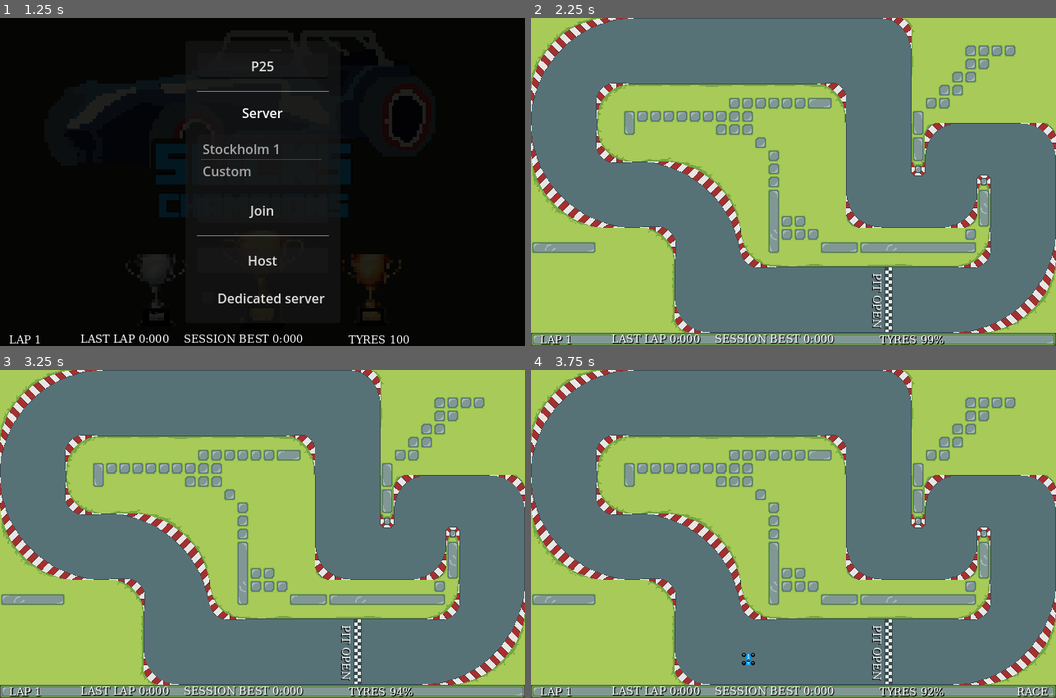
Above: before the commit, frames 1-4 (two rows, left to right).
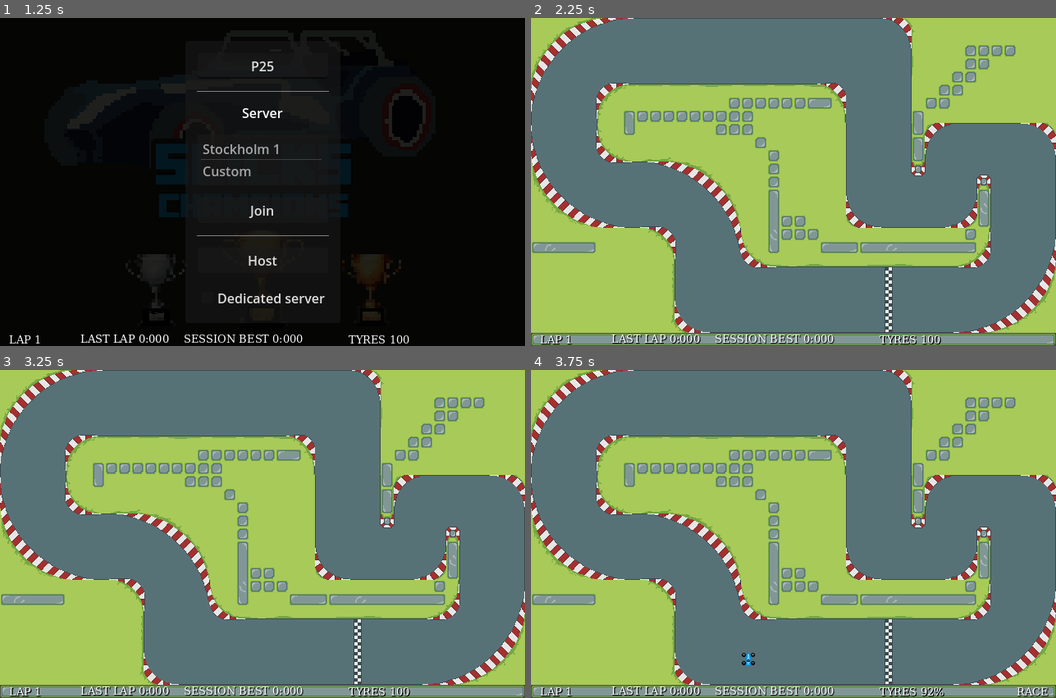
Above: after the commit, the same moments.

Repository: itjope/slide-on-slicks
Game: Godot game, scene res://world.tscn
Two runs of this game, one before a commit and one after it. Both use one fixed random seed, a clock stepped at 60 frames per second and the inputs below.
Inputs:
- Up to frame 1 (1.25 s): tap Enter (enter, bound only after the commit) at 0.5 s; hold Right (steerRight) from 0.53 s (still down); hold Down (break) from 0.53 s (still down); tap P (togglePit) at 0.8 s
- Up to frame 2 (2.25 s): release Right (steerRight) at 1.25 s; release Down (break) at 1.25 s; click "Host" at 1.25 s; tap Space (kryckan) at 2 s; hold Left (steerLeft) from 2.03 s (still down); tap P (togglePit) at 2.1 s
- Up to frame 3 (3.25 s): tap Enter (enter, bound only after the commit) at 2.3, 2.75, 2.85 s; release Left (steerLeft) at 2.78 s; hold Right (steerRight) from 2.78 s (still down); hold Down (break) from 2.78 s (still down)
- Up to frame 4 (3.75 s): release Right (steerRight) at 3.53 s; release Down (break) at 3.53 s; hold Up (accelerate) from 3.53 s (still down); tap Down (break) at 3.6 s

Frame 1 is identical in both runs. In frame 2, 0.3% of the frame differs, in the area x 64-79%, y 77-100%; in frame 3, 0.3%; in frame 4, 0.2%.

Commit message:
Pit entry and exit and reset tyre wear

Diff:
--- /dev/null
+++ b/Pit.gd
@@ -0,0 +1,78 @@
+extends Node2D
+
+@onready var tyre_soft = $TyrePurple
+@onready var tyre_medium = $TyreRed
+@onready var tyre_hard = $TyreYellow
+@onready var tyre_wet = $TyreBlue
+
+var tyres: Array[Dictionary] = []
+enum tyre_types {SOFT, MEDIUM, HARD, WET}
+var selected_tyre = tyre_types.MEDIUM
+var is_input_enabled = false
+
+signal pit_stop_completed(tyre_type)
+
+# Called when the node enters the scene tree for the first time.
+func _ready():
+	tyres = [{
+		node = tyre_soft,
+		type = tyre_types.SOFT,
+		}, {
+		node = tyre_medium,
+		type = tyre_types.MEDIUM,
+		},
+		{
+		node = tyre_hard,
+		type = tyre_types.HARD,
+		},
+		{
+		node = tyre_wet,
+		type = tyre_types.WET,
+	}]
+	render_tyres()
+
+func render_tyres():
+	for tyre in tyres:
+		var tyre_node: Sprite2D = tyre.node
+		if tyre.type == selected_tyre:
+			tyre_node.modulate = Color(1, 1, 1, 1)
+			tyre_node.scale = Vector2(0.55, 0.55)
+		else:
+			tyre_node.modulate = Color(1, 1, 1, 0.5)
+			tyre_node.scale = Vector2(0.5, 0.5)
+
+func select_tyre(offset: int):
+	var tyre_index = 0
+	var next_index = 0
+	for tyre in tyres:
+		if tyre.type == selected_tyre:
+			next_index = tyre_index + offset
+			if next_index < 0:
+				next_index = len(tyres) - 1
+			if next_index == len(tyres):
+				next_index = 0
+			break
+		tyre_index += 1
+	selected_tyre = tyres[next_index].type
+
+# Called every frame. 'delta' is the elapsed time since the previous frame.
+func _process(delta):
+	if not is_input_enabled:
+		return
+	if Input.is_action_just_pressed("steerRight"):
+		select_tyre(1)
+		render_tyres()
+	if Input.is_action_just_pressed("steerLeft"):
+		select_tyre(-1)
+		render_tyres()
+	if Input.is_action_just_pressed("enter"):
+		print_debug("ENTER", selected_tyre)
+		pit_stop_completed.emit(selected_tyre)
+
+
+func _on_visibility_changed():
+	if visible:
+		await get_tree().create_timer(1).timeout
+		is_input_enabled = true
+	else:
+		is_input_enabled = false
--- /dev/null
+++ b/Pit.tscn
@@ -0,0 +1,110 @@
+[gd_scene load_steps=7 format=3 uid="uid://kuxkg3x1113q"]
+
+[ext_resource type="Script" path="res://Pit.gd" id="1_facbr"]
+[ext_resource type="Texture2D" uid="uid://cefnxitl4i0dx" path="res://tyres/tyre-blue.png" id="1_ysf8g"]
+[ext_resource type="Texture2D" uid="uid://burs16s1g46rp" path="res://tyres/tyre-purple.png" id="2_5alox"]
+[ext_resource type="Texture2D" uid="uid://7jmqjo7mkuso" path="res://tyres/tyre-red.png" id="3_r5dis"]
+[ext_resource type="Texture2D" uid="uid://bpbgnwyqn7ryr" path="res://tyres/tyre-yellow.png" id="4_roaqj"]
+
+[sub_resource type="SystemFont" id="SystemFont_7rnaj"]
+font_names = PackedStringArray("Monospace")
+subpixel_positioning = 0
+
+[node name="Pit" type="Node2D"]
+script = ExtResource("1_facbr")
+
+[node name="ColorRect" type="ColorRect" parent="."]
+offset_right = 644.0
+offset_bottom = 404.0
+color = Color(0.235294, 0.235294, 0.235294, 1)
+
+[node name="TyrePurple" type="Sprite2D" parent="."]
+position = Vector2(123, 127)
+scale = Vector2(0.5, 0.5)
+texture = ExtResource("2_5alox")
+
+[node name="TyreRed" type="Sprite2D" parent="."]
+position = Vector2(267, 126)
+scale = Vector2(0.5, 0.5)
+texture = ExtResource("3_r5dis")
+
+[node name="TyreYellow" type="Sprite2D" parent="."]
+position = Vector2(406, 125)
+scale = Vector2(0.5, 0.5)
+texture = ExtResource("4_roaqj")
+
+[node name="TyreBlue" type="Sprite2D" parent="."]
+position = Vector2(539, 123)
+scale = Vector2(0.5, 0.5)
+texture = ExtResource("1_ysf8g")
+
+[node name="Title" type="Label" parent="."]
+offset_left = 365.0
+offset_top = 170.0
+offset_right = 445.0
+offset_bottom = 188.0
+theme_override_colors/font_color = Color(1, 1, 1, 1)
+theme_override_colors/font_shadow_color = Color(0.0823529, 0.0823529, 0.0823529, 1)
+theme_override_fonts/font = SubResource("SystemFont_7rnaj")
+theme_override_font_sizes/font_size = 17
+text = "HARD
+"
+horizontal_alignment = 1
+vertical_alignment = 1
+
+[node name="Purple" type="Label" parent="."]
+offset_left = 78.0
+offset_top = 171.0
+offset_right = 169.0
+offset_bottom = 189.0
+theme_override_colors/font_color = Color(1, 1, 1, 1)
+theme_override_colors/font_shadow_color = Color(0.0823529, 0.0823529, 0.0823529, 1)
+theme_override_fonts/font = SubResource("SystemFont_7rnaj")
+theme_override_font_sizes/font_size = 17
+text = "SOFT"
+horizontal_alignment = 1
+vertical_alignment = 1
+
+[node name="Red" type="Label" parent="."]
+offset_left = 228.0
+offset_top = 171.0
+offset_right = 308.0
+offset_bottom = 189.0
+theme_override_colors/font_color = Color(1, 1, 1, 1)
+theme_override_colors/font_shadow_color = Color(0.0823529, 0.0823529, 0.0823529, 1)
+theme_override_fonts/font = SubResource("SystemFont_7rnaj")
+theme_override_font_sizes/font_size = 17
+text = "MEDIUM
+"
+horizontal_alignment = 1
+vertical_alignment = 1
+
+[node name="Yellow" type="Label" parent="."]
+offset_left = 502.0
+offset_top = 169.0
+offset_right = 582.0
+offset_bottom = 187.0
+theme_override_colors/font_color = Color(1, 1, 1, 1)
+theme_override_colors/font_shadow_color = Color(0.0823529, 0.0823529, 0.0823529, 1)
+theme_override_fonts/font = SubResource("SystemFont_7rnaj")
+theme_override_font_sizes/font_size = 17
+text = "WET
+"
+horizontal_alignment = 1
+vertical_alignment = 1
+
+[node name="Blue" type="Label" parent="."]
+offset_left = 246.0
+offset_top = 23.0
+offset_right = 422.0
+offset_bottom = 62.0
+theme_override_colors/font_color = Color(1, 1, 1, 1)
+theme_override_colors/font_shadow_color = Color(0.0823529, 0.0823529, 0.0823529, 1)
+theme_override_fonts/font = SubResource("SystemFont_7rnaj")
+theme_override_font_sizes/font_size = 36
+text = "PIT STOP
+"
+horizontal_alignment = 1
+vertical_alignment = 1
+
+[connection signal="visibility_changed" from="." to="." method="_on_visibility_changed"]
--- a/car.gd
+++ b/car.gd
@@ -30,8 +30,11 @@
 var race_state = race_states.STARTED
 var jumped_start = 0
 
-enum surfaces {TARMAC, GRASS}
+enum surfaces {TARMAC, GRASS, PIT}
 var surface = surfaces.TARMAC
+
+enum tyre_types {SOFT, MEDIUM, HARD, WET}
+var current_tyre = tyre_types.MEDIUM
 
 #@onready var animation_node_blue = $Smoothing2D/AnimatedSpriteBlue
 #@onready var animation_node_pink = $Smoothing2D/AnimatedSpritePink
@@ -189,6 +192,26 @@
 	player_nick = nick
 	player_nick_label.text = nick
 
+func enter_pit():
+	if not is_multiplayer_authority():
+		return
+	surface = surfaces.PIT
+	collision_shape.disabled = true
+	animation_node.self_modulate = Color(1, 1, 1, 0.4)
+
+
+func exit_pit(tyre):
+	if not is_multiplayer_authority():
+		return
+	surface = surfaces.TARMAC
+	current_tyre = tyre
+	traction_fast = initial_traction_fast
+	traction_slow = initial_traction_slow
+	collision_shape.disabled = false
+	animation_node.self_modulate = Color(1, 1, 1, 1)
+
+	print_debug("Exit pit ", tyre)
+
 func race_restart():
 	race_state = race_states.GRID
 	rotation = 0
@@ -248,12 +271,16 @@
 			velocity = Vector2.ZERO
 		return
 
+
 	if race_state == race_states.GRID:
 		velocity = Vector2.ZERO
 		if Input.is_action_pressed("accelerate"):
 			jumped_start = min(jumped_start + 2, 50)
 		else:
 			jumped_start = max(jumped_start - 1, 0)
+		return
+	elif surface == surfaces.PIT:
+		velocity = Vector2.ZERO
 		return
 	else:
 		jumped_start = max(jumped_start - 1, 0)
--- a/player.tscn
+++ b/player.tscn
@@ -36,6 +36,12 @@
 properties/6/path = NodePath(".:network_transform")
 properties/6/spawn = true
 properties/6/replication_mode = 1
+properties/7/path = NodePath("CollisionShape2D:disabled")
+properties/7/spawn = false
+properties/7/replication_mode = 1
+properties/8/path = NodePath("Smoothing2D/AnimatedSprite:self_modulate")
+properties/8/spawn = false
+properties/8/replication_mode = 1
 
 [sub_resource type="AtlasTexture" id="AtlasTexture_tkpbv"]
 atlas = ExtResource("4_kseun")
@@ -350,7 +356,6 @@
 size = Vector2(14, 15)
 
 [node name="CharacterBody2D" type="CharacterBody2D"]
-visibility_layer = 2
 position = Vector2(-36, 375)
 motion_mode = 1
 script = ExtResource("1_ttov1")
--- a/project.godot
+++ b/project.godot
@@ -60,6 +60,11 @@
 "events": [Object(InputEventKey,"resource_local_to_scene":false,"resource_name":"","device":0,"window_id":0,"alt_pressed":false,"shift_pressed":false,"ctrl_pressed":false,"meta_pressed":false,"pressed":false,"keycode":0,"physical_keycode":80,"key_label":0,"unicode":0,"echo":false,"script":null)
 ]
 }
+enter={
+"deadzone": 0.5,
+"events": [Object(InputEventKey,"resource_local_to_scene":false,"resource_name":"","device":0,"window_id":0,"alt_pressed":false,"shift_pressed":false,"ctrl_pressed":false,"meta_pressed":false,"pressed":false,"keycode":0,"physical_keycode":4194309,"key_label":0,"unicode":0,"echo":false,"script":null)
+]
+}
 
 [physics]
 
--- a/world.gd
+++ b/world.gd
@@ -16,6 +16,7 @@
 @onready var raceCompletedGrid = $RaceCompleted/PanelContainer/MarginContainer/VBoxContainer/GridContainerRace
 @onready var championshipGrid = $RaceCompleted/PanelContainer/MarginContainer/VBoxContainer/GridContainerChampionship
 @onready var race_settings = $RaceSettings
+@onready var pit_wrapper = $PitWrapper
 
 # Race settings meny
 @onready var raceMenu = $RaceSettings/RaceMenu
@@ -24,6 +25,7 @@
 
 var Player = preload("res://player.tscn")
 var start_lights = preload("res://start_lights.tscn")
+var PitScene = preload("res://pit.tscn")
 var track_scenes = [{
 	name = "Ettan",
 	scene = preload("res://track1.tscn")
@@ -37,6 +39,8 @@
 var carColors = ["blue", "pink", "green", "yellow"]
 var isServer = false
 var trackNode: Node2D
+var pit_node: Node2D
+var pit_is_open: bool = false
 var current_track_index:int = -1
 
 
@@ -55,6 +59,7 @@
 	playerNameEntry.text = "P" + str(randi() % 100)
 
 	init_track(0)
+	init_pit()
 	for track in track_scenes:
 		raceTrackList.add_item(track.name)
 	raceTrackList.select(0)
@@ -64,6 +69,18 @@
 	if OS.get_cmdline_args().has("--server"):
 		createServer()
 
+func init_pit():
+	pit_node = PitScene.instantiate()
+	pit_node.visible = false
+	pit_node.pit_stop_completed.connect(pit_completed)
+	pit_wrapper.add_child(pit_node)
+
+func pit_completed(tyre_type):
+	print_debug("pit completed", tyre_type)
+	pit_node.visible = false
+	toggle_pit()
+	for player in networkNode.get_children():
+		player.exit_pit(tyre_type)
 
 func init_track(track_index: int):
 	if (track_index == current_track_index):
@@ -75,7 +92,7 @@
 	trackNode = track_scenes[track_index].scene.instantiate()
 	tracksNode.add_child(trackNode)
 
-	trackNode.lap_completed.connect(raceInfoNode.lap_completed)
+	trackNode.lap_completed.connect(on_lap_completed)
 	trackNode.race_started.connect(raceInfoNode.race_started)
 	trackNode.checkpoint_completed.connect(raceInfoNode.checkpoint_completed)
 	raceInfoNode.race_completed.connect(on_race_completed)
@@ -83,6 +100,14 @@
 	raceInfoNode.reset_session()
 
 	current_track_index = track_index
+
+func on_lap_completed(player_nick: String):
+	raceInfoNode.lap_completed(player_nick)
+	print_debug("lap_completed")
+	if pit_is_open:
+		pit_node.visible = true
+		for player in networkNode.get_children():
+			player.enter_pit()
 
 func createServer():
 	print("Starting server...")
@@ -254,14 +279,14 @@
 func addPlayer(peerId):
 	var player = Player.instantiate()
 	player.name = str(peerId)
-
-	player.connect("tyre_health_changed", raceInfoNode.set_tyre_health)
-	player.connect("toggle_pit", trackNode.toggle_pit)
-
 	networkNode.add_child(player)
 	player.find_child("Smoothing2D").teleport()
 
 	return player
+
+func toggle_pit():
+	pit_is_open = !pit_is_open
+	trackNode.toggle_pit()
 
 func removePlayer(peerId):
 	get_node("Network").get_node(str(peerId)).queue_free()
@@ -276,6 +301,8 @@
 	rpc("player_nick_update", str(multiplayer.get_unique_id()), playerNameEntry.text)
 	if str(multiplayer.get_unique_id()) == node.name:
 		node.set_nick(playerNameEntry.text)
+		node.connect("tyre_health_changed", raceInfoNode.set_tyre_health)
+		node.connect("toggle_pit", toggle_pit)
 
 
 	rpc("set_car_color", node.name, node.car_animation_color)
--- a/world.tscn
+++ b/world.tscn
@@ -429,6 +429,9 @@
 layout_mode = 2
 text = "START NEW RACE"
 
+[node name="PitWrapper" type="Node2D" parent="."]
+z_index = 1
+
 [connection signal="item_selected" from="CanvasLayer/MainManu/MarginContainer/VBoxContainer/AddressList" to="." method="_on_address_list_item_selected"]
 [connection signal="pressed" from="CanvasLayer/MainManu/MarginContainer/VBoxContainer/JoinButton" to="." method="_on_join_button_pressed"]
 [connection signal="pressed" from="CanvasLayer/MainManu/MarginContainer/VBoxContainer/HostButton" to="." method="_on_host_button_pressed"]
Binary file added: tyres/tyre-blue.png
Not shown, added: tyres/tyre-blue.png.import
Binary file added: tyres/tyre-purple.png
Not shown, added: tyres/tyre-purple.png.import
Binary file added: tyres/tyre-red.png
Not shown, added: tyres/tyre-red.png.import
Binary file added: tyres/tyre-yellow.png
Not shown, added: tyres/tyre-yellow.png.import
